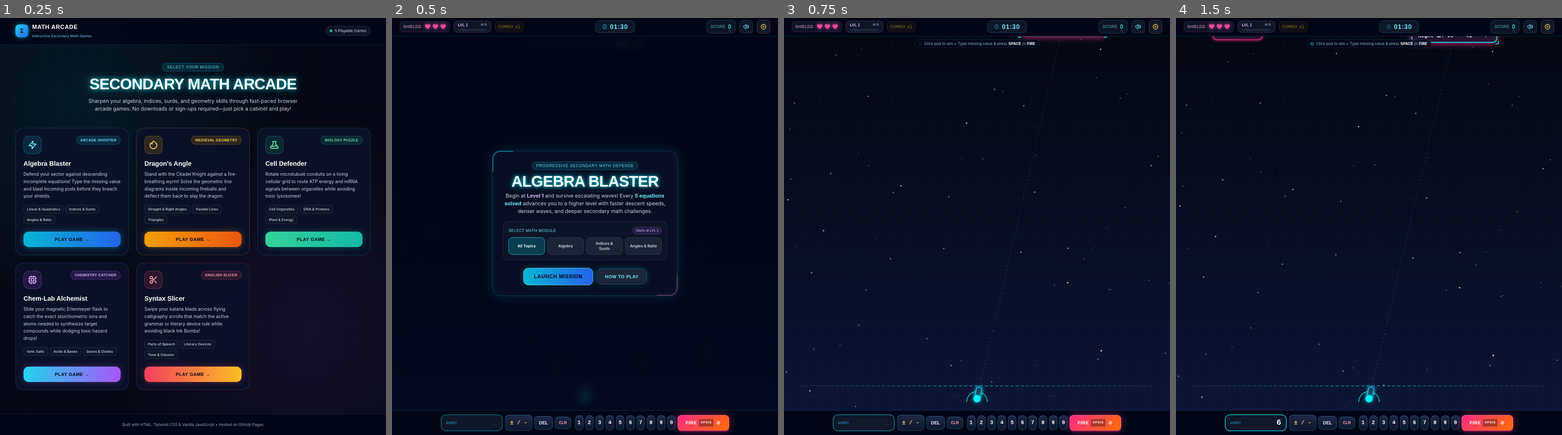
Above: before the commit, frames 1-4 (left to right).
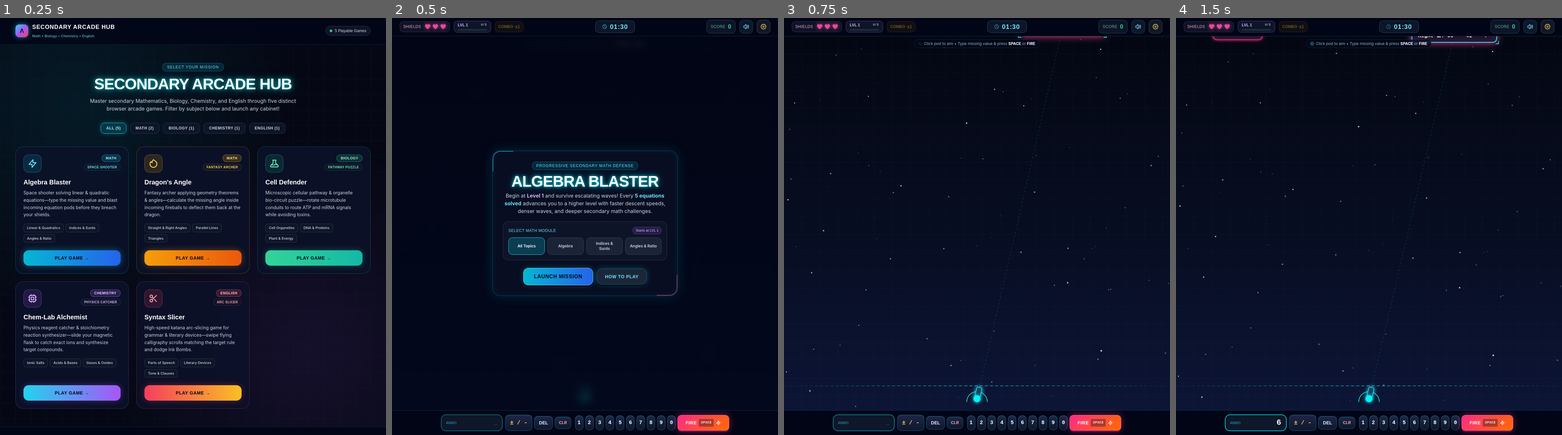
Above: after the commit, the same moments.

Repository: Roshenraajp/Arcade
Game: browser game, page index.html
Same seed, same stepped clock (60 frames per second), same inputs: the game is played once before the commit and once after it.
Inputs:
- Up to frame 1 (0.25 s): no input
- Up to frame 2 (0.5 s): click "PLAY GAME →" at 0.27 s
- Up to frame 3 (0.75 s): click "LAUNCH MISSION" at 0.52 s
- Up to frame 4 (1.5 s): click "6" at 1.27 s

The runs differ from the first frame. In frame 1, 21% of the frame differs, in the area x 0-100%, y 1-99%; in frame 2, nothing differs; in frame 3, nothing differs; in frame 4, nothing differs.

Commit message:
Update index.html

Diff:
--- a/index.html
+++ b/index.html
@@ -3,7 +3,7 @@
 <head>
   <meta charset="UTF-8" />
   <meta name="viewport" content="width=device-width, initial-scale=1.0" />
-  <title>Secondary Math Arcade — Mini-Game Collection</title>
+  <title>Secondary Arcade Hub — Interactive Educational Mini-Games</title>
   <script src="https://cdn.tailwindcss.com"></script>
   <link rel="preconnect" href="https://fonts.googleapis.com">
   <link rel="preconnect" href="https://fonts.gstatic.com" crossorigin>
@@ -47,20 +47,20 @@
   <header class="w-full border-b border-cyan-500/20 bg-slate-950/80 backdrop-blur-md sticky top-0 z-20">
     <div class="max-w-6xl mx-auto px-4 sm:px-6 py-4 flex items-center justify-between gap-4">
       <div class="flex items-center gap-3">
-        <div class="w-10 h-10 rounded-xl bg-gradient-to-br from-cyan-400 to-blue-600 flex items-center justify-center text-slate-950 font-orbitron font-black text-lg shadow-[0_0_16px_rgba(0,243,255,0.5)]">
-          &Sigma;
+        <div class="w-10 h-10 rounded-xl bg-gradient-to-br from-cyan-400 via-purple-500 to-rose-500 flex items-center justify-center text-slate-950 font-orbitron font-black text-lg shadow-[0_0_16px_rgba(0,243,255,0.5)]">
+          &Lambda;
         </div>
         <div>
           <span class="font-orbitron font-extrabold text-base sm:text-lg tracking-wider text-white block leading-none">
-            MATH ARCADE
+            SECONDARY ARCADE HUB
           </span>
-          <span class="text-[11px] text-cyan-300/80 font-medium">Interactive Secondary Math Games</span>
+          <span class="text-[11px] text-cyan-300/80 font-medium">Math &bull; Biology &bull; Chemistry &bull; English</span>
         </div>
       </div>
 
       <div class="flex items-center gap-2 text-xs font-orbitron text-slate-300 bg-slate-900/90 border border-slate-700/80 px-3 py-1.5 rounded-full">
         <span class="w-2 h-2 rounded-full bg-emerald-400 animate-pulse"></span>
-        <span id="gameCountBadge">1 Playable Game</span>
+        <span id="gameCountBadge">5 Playable Games</span>
       </div>
     </div>
   </header>
@@ -68,17 +68,41 @@
   <!-- MAIN CONTENT -->
   <main class="flex-1 max-w-6xl w-full mx-auto px-4 sm:px-6 py-10 sm:py-14">
     <!-- Hero Header -->
-    <section class="text-center max-w-2xl mx-auto mb-12">
+    <section class="text-center max-w-2xl mx-auto mb-8">
       <div class="inline-block px-3.5 py-1 rounded-full bg-cyan-500/15 border border-cyan-400/35 text-cyan-300 text-xs font-orbitron uppercase tracking-widest mb-4">
         Select Your Mission
       </div>
       <h1 class="font-orbitron font-black text-3xl sm:text-5xl text-white neon-glow-cyan tracking-tight mb-4">
-        SECONDARY MATH ARCADE
+        SECONDARY ARCADE HUB
       </h1>
       <p class="text-slate-300 text-sm sm:text-base leading-relaxed">
-        Sharpen your algebra, indices, surds, and geometry skills through fast-paced browser arcade games. No downloads or sign-ups required—just pick a cabinet and play!
+        Master secondary Mathematics, Biology, Chemistry, and English through five distinct browser arcade games. Filter by subject below and launch any cabinet!
       </p>
     </section>
+
+    <!-- Subject Filter Tabs -->
+    <nav aria-label="Subject Filter" class="flex flex-wrap items-center justify-center gap-2 sm:gap-3 mb-10" id="subjectFilters">
+      <button type="button" data-subject="All"
+        class="filter-tab active px-4 py-2 rounded-xl font-orbitron font-bold text-xs uppercase tracking-wider bg-cyan-500/20 border border-cyan-400 text-cyan-200 shadow-[0_0_16px_rgba(0,243,255,0.25)] transition">
+        All (5)
+      </button>
+      <button type="button" data-subject="Math"
+        class="filter-tab px-4 py-2 rounded-xl font-orbitron font-bold text-xs uppercase tracking-wider bg-slate-900/90 border border-slate-700/80 text-slate-300 hover:border-cyan-400/50 transition">
+        Math (2)
+      </button>
+      <button type="button" data-subject="Biology"
+        class="filter-tab px-4 py-2 rounded-xl font-orbitron font-bold text-xs uppercase tracking-wider bg-slate-900/90 border border-slate-700/80 text-slate-300 hover:border-emerald-400/50 transition">
+        Biology (1)
+      </button>
+      <button type="button" data-subject="Chemistry"
+        class="filter-tab px-4 py-2 rounded-xl font-orbitron font-bold text-xs uppercase tracking-wider bg-slate-900/90 border border-slate-700/80 text-slate-300 hover:border-purple-400/50 transition">
+        Chemistry (1)
+      </button>
+      <button type="button" data-subject="English"
+        class="filter-tab px-4 py-2 rounded-xl font-orbitron font-bold text-xs uppercase tracking-wider bg-slate-900/90 border border-slate-700/80 text-slate-300 hover:border-rose-400/50 transition">
+        English (1)
+      </button>
+    </nav>
 
     <!-- Games Grid (Populated dynamically from the GAMES array below) -->
     <section id="gamesGrid" class="grid grid-cols-1 md:grid-cols-2 lg:grid-cols-3 gap-6">
@@ -87,25 +111,27 @@
   </main>
 
   <!-- FOOTER -->
-  <footer class="border-t border-slate-800/80 bg-slate-950/90 py-6 px-4 text-center text-xs text-slate-400">
-    <p>Built with HTML, Tailwind CSS &amp; Vanilla JavaScript • Hosted on GitHub Pages</p>
+  <footer class="border-t border-slate-800/80 bg-slate-950/90 py-6 px-4 text-center text-xs text-slate-400 space-y-1.5">
+    <p class="text-slate-300 font-medium">
+      GitHub Pages Setup Tip: Ensure <code class="text-cyan-300">algebra_blaster.html</code>, <code class="text-amber-300">dragons_angle.html</code>, <code class="text-emerald-300">cell_defender.html</code>, <code class="text-purple-300">chem_lab_alchemist.html</code>, and <code class="text-rose-300">syntax_slicer.html</code> sit in the same root folder as <code class="text-white">index.html</code>.
+    </p>
+    <p>Built with HTML, Tailwind CSS &amp; Vanilla JavaScript &bull; Hosted on GitHub Pages</p>
   </footer>
 
   <script>
     /**
      * GAME CATALOG CONFIGURATION
-     * To add a new game to your repository:
-     * 1. Drop your new single-file HTML game into this same folder (e.g., "geometry_runner.html").
-     * 2. Add a new object entry to the GAMES list below!
+     * All 5 single-file HTML games linked via relative paths for GitHub Pages.
      */
     const GAMES = [
       {
         title: "Algebra Blaster",
-        file: "algebra_blaster.html",
-        status: "PLAYABLE",
-        category: "Arcade Shooter",
+        file: "./algebra_blaster.html",
+        subject: "Math",
+        status: "PLAYABLE",
+        genre: "Space Shooter",
         topics: ["Linear & Quadratics", "Indices & Surds", "Angles & Ratio"],
-        description: "Defend your sector against descending incomplete equations! Type the missing value and blast incoming pods before they breach your shields.",
+        description: "Space shooter solving linear & quadratic equations—type the missing value and blast incoming equation pods before they breach your shields.",
         accent: "cyan",
         iconSvg: `
           <svg class="w-8 h-8 text-cyan-300" fill="none" stroke="currentColor" viewBox="0 0 24 24">
@@ -115,11 +141,12 @@
       },
       {
         title: "Dragon's Angle",
-        file: "dragons_angle.html",
-        status: "PLAYABLE",
-        category: "Medieval Geometry",
+        file: "./dragons_angle.html",
+        subject: "Math",
+        status: "PLAYABLE",
+        genre: "Fantasy Archer",
         topics: ["Straight & Right Angles", "Parallel Lines", "Triangles"],
-        description: "Stand with the Citadel Knight against a fire-breathing wyrm! Solve the geometric line diagrams inside incoming fireballs and deflect them back to slay the dragon.",
+        description: "Fantasy archer applying geometry theorems & angles—calculate the missing angle inside incoming fireballs to deflect them back at the dragon.",
         accent: "amber",
         iconSvg: `
           <svg class="w-8 h-8 text-amber-300" fill="none" stroke="currentColor" viewBox="0 0 24 24">
@@ -129,11 +156,12 @@
       },
       {
         title: "Cell Defender",
-        file: "cell_defender.html",
-        status: "PLAYABLE",
-        category: "Biology Puzzle",
+        file: "./cell_defender.html",
+        subject: "Biology",
+        status: "PLAYABLE",
+        genre: "Pathway Puzzle",
         topics: ["Cell Organelles", "DNA & Proteins", "Plant & Energy"],
-        description: "Rotate microtubule conduits on a living cellular grid to route ATP energy and mRNA signals between organelles while avoiding toxic lysosomes!",
+        description: "Microscopic cellular pathway & organelle bio-circuit puzzle—rotate microtubule conduits to route ATP and mRNA signals while avoiding toxins.",
         accent: "emerald",
         iconSvg: `
           <svg class="w-8 h-8 text-emerald-300" fill="none" stroke="currentColor" viewBox="0 0 24 24">
@@ -143,11 +171,12 @@
       },
       {
         title: "Chem-Lab Alchemist",
-        file: "chem_lab_alchemist.html",
-        status: "PLAYABLE",
-        category: "Chemistry Catcher",
+        file: "./chem_lab_alchemist.html",
+        subject: "Chemistry",
+        status: "PLAYABLE",
+        genre: "Physics Catcher",
         topics: ["Ionic Salts", "Acids & Bases", "Gases & Oxides"],
-        description: "Slide your magnetic Erlenmeyer flask to catch the exact stoichiometric ions and atoms needed to synthesize target compounds while dodging toxic hazard drops!",
+        description: "Physics reagent catcher & stoichiometry reaction synthesizer—slide your magnetic flask to catch exact ions and synthesize target compounds.",
         accent: "purple",
         iconSvg: `
           <svg class="w-8 h-8 text-purple-300" fill="none" stroke="currentColor" viewBox="0 0 24 24">
@@ -157,11 +186,12 @@
       },
       {
         title: "Syntax Slicer",
-        file: "syntax_slicer.html",
-        status: "PLAYABLE",
-        category: "English Slicer",
+        file: "./syntax_slicer.html",
+        subject: "English",
+        status: "PLAYABLE",
+        genre: "Arc Slicer",
         topics: ["Parts of Speech", "Literary Devices", "Tone & Clauses"],
-        description: "Swipe your katana blade across flying calligraphy scrolls that match the active grammar or literary device rule while avoiding black Ink Bombs!",
+        description: "High-speed katana arc-slicing game for grammar & literary devices—swipe flying calligraphy scrolls matching the target rule and dodge Ink Bombs.",
         accent: "rose",
         iconSvg: `
           <svg class="w-8 h-8 text-rose-300" fill="none" stroke="currentColor" viewBox="0 0 24 24">
@@ -173,93 +203,120 @@
 
     const gamesGrid = document.getElementById('gamesGrid');
     const gameCountBadge = document.getElementById('gameCountBadge');
-
-    const playableCount = GAMES.filter(g => g.status === 'PLAYABLE').length;
-    gameCountBadge.textContent = `${playableCount} Playable Game${playableCount === 1 ? '' : 's'}`;
+    let currentSubject = 'All';
 
     const accentStyles = {
       cyan: {
         border: 'border-cyan-500/35 hover:border-cyan-400',
-        badge: 'bg-cyan-500/15 text-cyan-300 border-cyan-400/30',
+        subjectBadge: 'bg-cyan-500/20 text-cyan-200 border-cyan-400/45',
+        genreBadge: 'bg-slate-900/90 text-cyan-300 border-cyan-500/30',
         iconBox: 'bg-cyan-500/15 border-cyan-400/40',
         btn: 'bg-gradient-to-r from-cyan-500 to-blue-600 text-slate-950 hover:brightness-110 shadow-[0_0_20px_rgba(0,243,255,0.35)]'
       },
       amber: {
         border: 'border-amber-500/35 hover:border-amber-400',
-        badge: 'bg-amber-500/15 text-amber-300 border-amber-400/30',
+        subjectBadge: 'bg-amber-500/20 text-amber-200 border-amber-400/45',
+        genreBadge: 'bg-slate-900/90 text-amber-300 border-amber-500/30',
         iconBox: 'bg-amber-500/15 border-amber-400/40',
         btn: 'bg-gradient-to-r from-amber-500 to-orange-600 text-slate-950 hover:brightness-110 shadow-[0_0_20px_rgba(245,158,11,0.35)]'
       },
       emerald: {
         border: 'border-emerald-500/35 hover:border-emerald-400',
-        badge: 'bg-emerald-500/15 text-emerald-300 border-emerald-400/30',
+        subjectBadge: 'bg-emerald-500/20 text-emerald-200 border-emerald-400/45',
+        genreBadge: 'bg-slate-900/90 text-emerald-300 border-emerald-500/30',
         iconBox: 'bg-emerald-500/15 border-emerald-400/40',
         btn: 'bg-gradient-to-r from-emerald-400 to-teal-500 text-slate-950 hover:brightness-110 shadow-[0_0_20px_rgba(16,185,129,0.35)]'
       },
       purple: {
         border: 'border-purple-500/35 hover:border-purple-400',
-        badge: 'bg-purple-500/15 text-purple-300 border-purple-400/30',
+        subjectBadge: 'bg-purple-500/20 text-purple-200 border-purple-400/45',
+        genreBadge: 'bg-slate-900/90 text-purple-300 border-purple-500/30',
         iconBox: 'bg-purple-500/15 border-purple-400/40',
         btn: 'bg-gradient-to-r from-cyan-400 to-purple-500 text-slate-950 hover:brightness-110 shadow-[0_0_20px_rgba(168,85,247,0.35)]'
       },
       rose: {
         border: 'border-rose-500/35 hover:border-rose-400',
-        badge: 'bg-rose-500/15 text-rose-300 border-rose-400/30',
+        subjectBadge: 'bg-rose-500/20 text-rose-200 border-rose-400/45',
+        genreBadge: 'bg-slate-900/90 text-rose-300 border-rose-500/30',
         iconBox: 'bg-rose-500/15 border-rose-400/40',
         btn: 'bg-gradient-to-r from-rose-500 to-amber-400 text-slate-950 hover:brightness-110 shadow-[0_0_20px_rgba(244,63,94,0.35)]'
       }
     };
 
-    GAMES.forEach(game => {
-      const style = accentStyles[game.accent] || accentStyles.cyan;
-      const isPlayable = game.status === 'PLAYABLE';
-
-      const card = document.createElement('article');
-      card.className = `game-card rounded-3xl border ${style.border} p-6 flex flex-col justify-between`;
-
-      const topicBadges = game.topics
-        .map(t => `<span class="px-2.5 py-1 rounded-lg bg-slate-900/90 border border-slate-700/80 text-[11px] text-slate-300 font-medium">${t}</span>`)
-        .join('');
-
-      card.innerHTML = `
-        <div>
-          <div class="flex items-start justify-between gap-3 mb-4">
-            <div class="w-14 h-14 rounded-2xl border ${style.iconBox} flex items-center justify-center shrink-0">
-              ${game.iconSvg}
+    function renderGames() {
+      const visibleGames = currentSubject === 'All'
+        ? GAMES
+        : GAMES.filter(g => g.subject === currentSubject);
+
+      gameCountBadge.textContent = `${visibleGames.length} Playable Game${visibleGames.length === 1 ? '' : 's'}`;
+      gamesGrid.innerHTML = '';
+
+      visibleGames.forEach(game => {
+        const style = accentStyles[game.accent] || accentStyles.cyan;
+
+        const card = document.createElement('article');
+        card.className = `game-card rounded-3xl border ${style.border} p-6 flex flex-col justify-between`;
+
+        const topicBadges = game.topics
+          .map(t => `<span class="px-2.5 py-1 rounded-lg bg-slate-900/90 border border-slate-700/80 text-[11px] text-slate-300 font-medium">${t}</span>`)
+          .join('');
+
+        card.innerHTML = `
+          <div>
+            <div class="flex items-start justify-between gap-3 mb-4">
+              <div class="w-14 h-14 rounded-2xl border ${style.iconBox} flex items-center justify-center shrink-0">
+                ${game.iconSvg}
+              </div>
+              <div class="flex flex-col items-end gap-1.5">
+                <span class="px-3 py-0.5 rounded-full text-[11px] font-orbitron font-extrabold uppercase tracking-wider border ${style.subjectBadge}">
+                  ${game.subject}
+                </span>
+                <span class="px-2.5 py-0.5 rounded-full text-[10px] font-orbitron font-semibold uppercase tracking-wider border ${style.genreBadge}">
+                  ${game.genre}
+                </span>
+              </div>
             </div>
-            <span class="px-3 py-1 rounded-full text-[11px] font-orbitron font-bold uppercase tracking-wider border ${style.badge}">
-              ${game.category}
-            </span>
+
+            <h2 class="font-orbitron font-extrabold text-xl text-white mb-2">
+              ${game.title}
+            </h2>
+
+            <p class="text-slate-300 text-sm leading-relaxed mb-4">
+              ${game.description}
+            </p>
+
+            <div class="flex flex-wrap gap-1.5 mb-6">
+              ${topicBadges}
+            </div>
           </div>
 
-          <h2 class="font-orbitron font-extrabold text-xl text-white mb-2">
-            ${game.title}
-          </h2>
-
-          <p class="text-slate-300 text-sm leading-relaxed mb-4">
-            ${game.description}
-          </p>
-
-          <div class="flex flex-wrap gap-1.5 mb-6">
-            ${topicBadges}
+          <div>
+            <a href="${game.file}" class="block w-full text-center py-3.5 px-5 rounded-2xl font-orbitron font-extrabold text-xs sm:text-sm uppercase tracking-wider transition active:scale-95 ${style.btn}">
+              PLAY GAME &rarr;
+            </a>
           </div>
-        </div>
-
-        <div>
-          ${
-            isPlayable
-              ? `<a href="${game.file}" class="block w-full text-center py-3.5 px-5 rounded-2xl font-orbitron font-extrabold text-xs sm:text-sm uppercase tracking-wider transition active:scale-95 ${style.btn}">
-                   Play Game &rarr;
-                 </a>`
-              : `<button type="button" disabled class="w-full py-3.5 px-5 rounded-2xl font-orbitron font-bold text-xs uppercase tracking-wider ${style.btn}">
-                   In Development
-                 </button>`
-          }
-        </div>
-      `;
-
-      gamesGrid.appendChild(card);
+        `;
+
+        gamesGrid.appendChild(card);
+      });
+    }
+
+    // Subject filter tab click handling
+    document.querySelectorAll('.filter-tab').forEach(btn => {
+      btn.addEventListener('click', () => {
+        document.querySelectorAll('.filter-tab').forEach(b => {
+          b.classList.remove('active', 'bg-cyan-500/20', 'border-cyan-400', 'text-cyan-200', 'shadow-[0_0_16px_rgba(0,243,255,0.25)]');
+          b.classList.add('bg-slate-900/90', 'border-slate-700/80', 'text-slate-300');
+        });
+        btn.classList.add('active', 'bg-cyan-500/20', 'border-cyan-400', 'text-cyan-200', 'shadow-[0_0_16px_rgba(0,243,255,0.25)]');
+        btn.classList.remove('bg-slate-900/90', 'border-slate-700/80', 'text-slate-300');
+
+        currentSubject = btn.dataset.subject;
+        renderGames();
+      });
     });
+
+    renderGames();
   </script>
 </body>
 </html>
